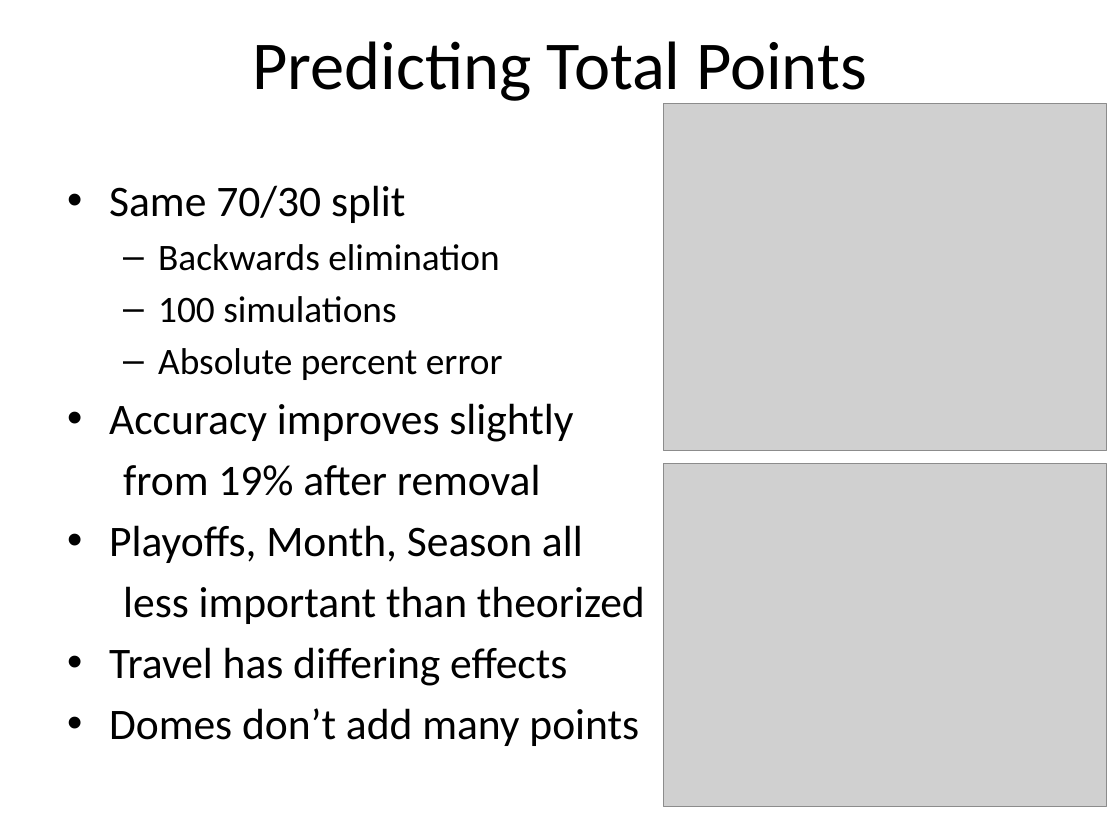
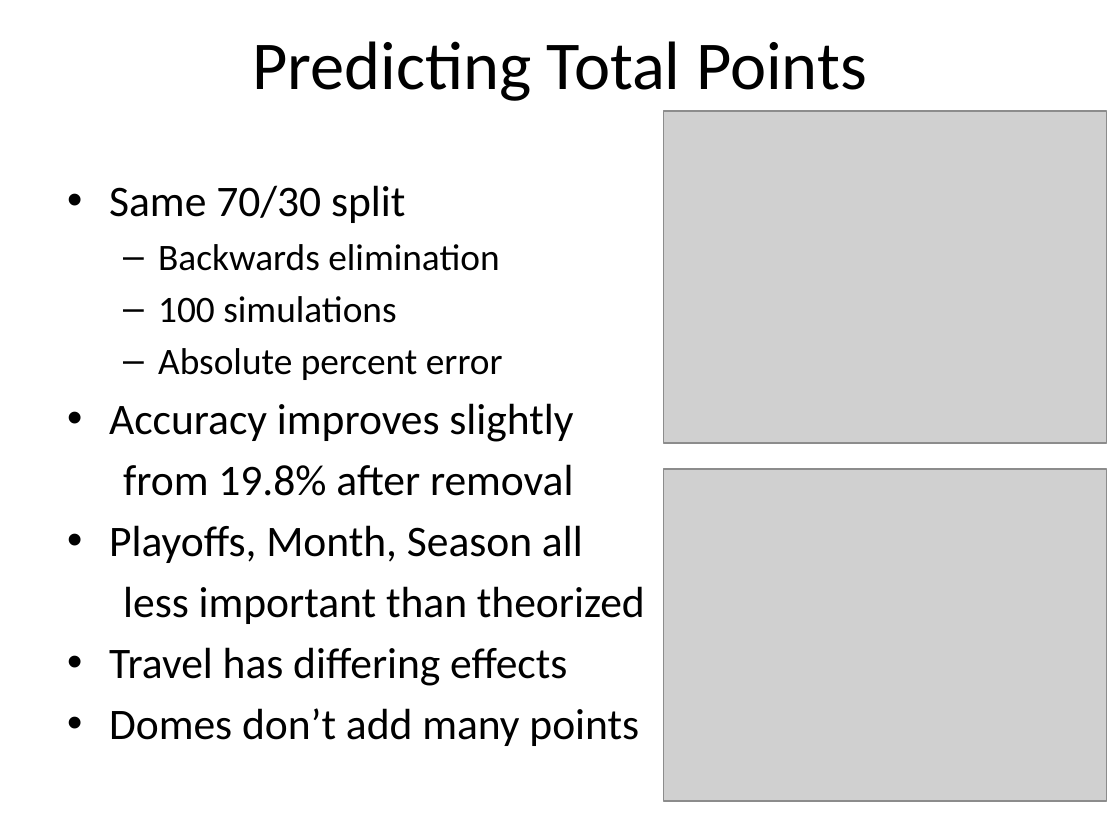
Before and after one commit to Patdog86/GA_NFL, a slide deck: slide 5 of Understanding the NFL.pptx. Drawn at 1120x840 pixels with LibreOffice and Linux fonts; fonts in the diff are those of the drawing; grey boxes stand for pictures; background and template pictures are left out. Boxes give left, top, right and bottom in pixels: in the first picture for what was removed or moved away, otherwise in the second. Text is boxed around its words. In the diff, an @@ line names an element or a change of style, - is before the commit and + after.

```diff
--- a/Understanding the NFL.pptx
+++ b/Understanding the NFL.pptx
@@ picture: place and size @@
-picture at [663, 103, 1105, 451]
+picture at [663, 111, 1105, 442]
@@ text at [123, 464, 574, 496]: text changed @@
-from 19% after removal
+from 19.8% after removal
@@ picture: place and size @@
-picture at [663, 464, 1105, 808]
+picture at [663, 469, 1105, 801]
```
Also in this commit, not shown: 4 other slides changed, 3 other files.
